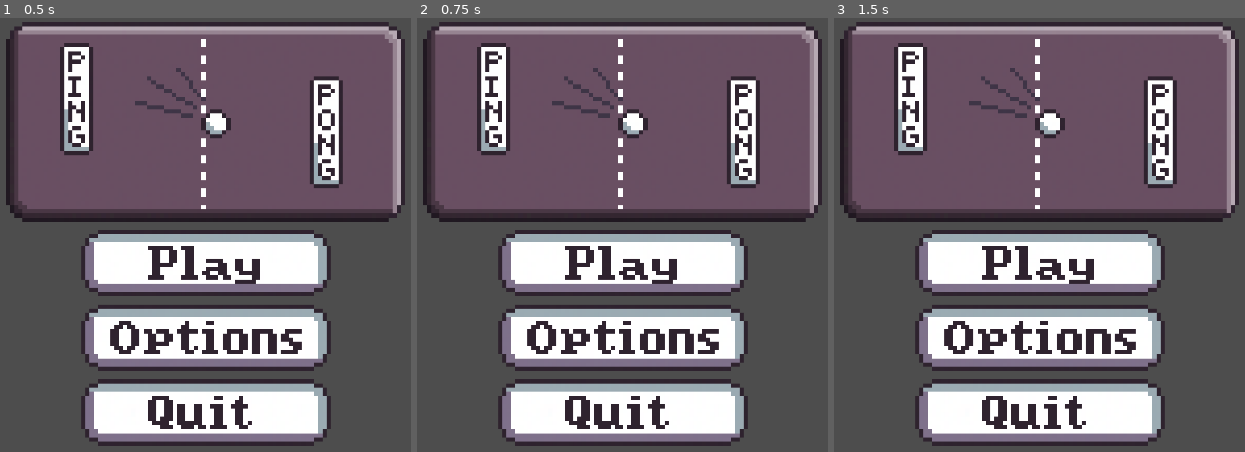
Above: before the commit, frames 1-3 (left to right).
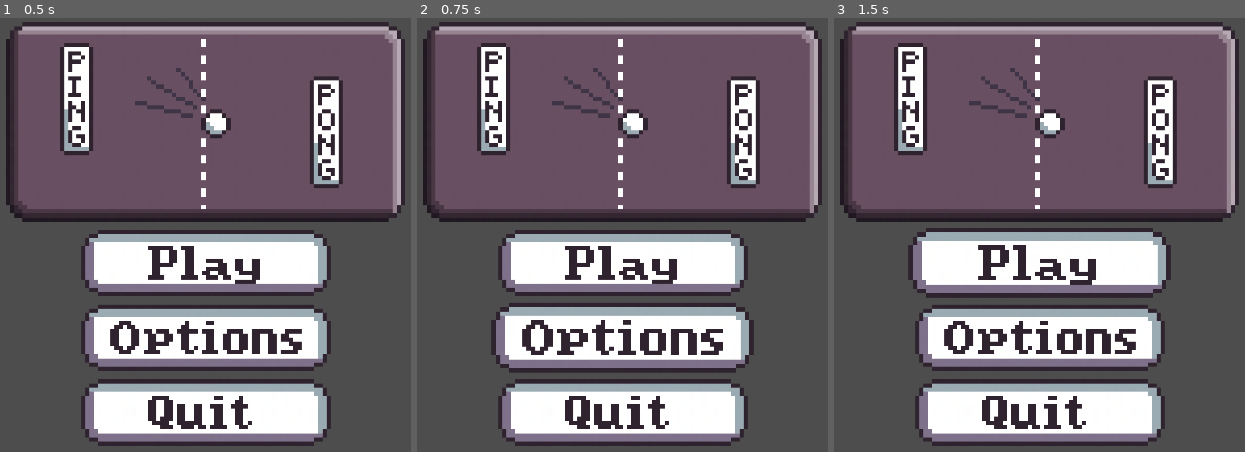
Above: after the commit, the same moments.

Repository: xSilzy/PingPong
Game: Godot game, scene res://Scenes/UI/main_menu.tscn
The game is run twice, just before and just after one commit, with the same random seed, the same clock (stepped at 60 frames per second) and the same inputs. This scene is started directly instead of the project's main scene.
Inputs (mouse positions are in pixels of both pictures, inside the frame that each line leads up to):
- Up to frame 1 (0.5 s): no input
- Up to frame 2 (0.75 s): click (622, 339) at 0.5 s
- Up to frame 3 (1.5 s): click (1039, 261) at 1.25 s

Frame 1 is identical in both runs. In frame 2, 3.4% of the frame differs, in the area x 18-82%, y 65-82%; in frame 3, 2.5%.
Error before the commit: Invalid call. Nonexistent function 'add_scene_as_child' in base 'Window'. (res://Scripts/UI/main_menu.gd:19)
Error after the commit: Invalid call. Nonexistent function 'add_scene_as_child' in base 'Window'. (res://Scripts/UI/main_menu.gd:38)

Commit message:
tweak ball stages, add missing textures, fix cpu behavior, finish main menu buttons

Diff:
--- a/Scenes/UI/Options.tscn
+++ b/Scenes/UI/Options.tscn
@@ -1,3 +1,11 @@
-[gd_scene format=3 uid="uid://d35a2lxt03wxc"]
+[gd_scene load_steps=2 format=3 uid="uid://d35a2lxt03wxc"]
+
+[ext_resource type="LabelSettings" uid="uid://b01uawbu6tbb3" path="res://Fonts/deafult.tres" id="1_cseec"]
 
 [node name="Options" type="Node2D"]
+
+[node name="Label" type="Label" parent="."]
+offset_right = 922.0
+offset_bottom = 51.0
+text = "Work In Progress,.."
+label_settings = ExtResource("1_cseec")
--- a/Scenes/UI/hud.tscn
+++ b/Scenes/UI/hud.tscn
@@ -67,3 +67,27 @@
 theme_override_font_sizes/font_size = 200
 horizontal_alignment = 1
 metadata/_edit_group_ = true
+
+[node name="speedBackground" type="Label" parent="."]
+texture_filter = 1
+texture_repeat = 1
+offset_left = 21.0
+offset_top = 1024.0
+offset_right = 541.0
+offset_bottom = 1080.0
+theme_override_colors/font_color = Color(0.368627, 0.317647, 0.403922, 1)
+theme_override_fonts/font = ExtResource("1_dxedd")
+theme_override_font_sizes/font_size = 50
+text = "Speed:"
+
+[node name="speed" type="Label" parent="."]
+texture_filter = 1
+texture_repeat = 1
+offset_left = 15.0
+offset_top = 1018.0
+offset_right = 535.0
+offset_bottom = 1074.0
+theme_override_colors/font_color = Color(0.498039, 0.439216, 0.541176, 1)
+theme_override_fonts/font = ExtResource("1_dxedd")
+theme_override_font_sizes/font_size = 50
+text = "Speed:"
--- a/Scenes/UI/main_menu.tscn
+++ b/Scenes/UI/main_menu.tscn
@@ -48,6 +48,12 @@
 scale = Vector2(10, 10)
 texture = ExtResource("3_t0cij")
 
+[connection signal="mouse_entered" from="playButton" to="." method="_on_play_button_mouse_entered"]
+[connection signal="mouse_exited" from="playButton" to="." method="_on_play_button_mouse_exited"]
 [connection signal="pressed" from="playButton" to="." method="_on_play_button_pressed"]
+[connection signal="mouse_entered" from="optionsButton" to="." method="_on_options_button_mouse_entered"]
+[connection signal="mouse_exited" from="optionsButton" to="." method="_on_options_button_mouse_exited"]
 [connection signal="pressed" from="optionsButton" to="." method="_on_options_button_pressed"]
+[connection signal="mouse_entered" from="quitButton" to="." method="_on_quit_button_mouse_entered"]
+[connection signal="mouse_exited" from="quitButton" to="." method="_on_quit_button_mouse_exited"]
 [connection signal="pressed" from="quitButton" to="." method="_on_quit_button_pressed"]
--- a/Scripts/Game.gd
+++ b/Scripts/Game.gd
@@ -7,7 +7,9 @@
 @onready var ball = $ball  # Reference to the ball node
 
 
-
+func _process(delta):
+	$HUD/speed.text = str("Speed:", ball.speed/10)
+	$HUD.sync_text()
 
 func _ready():
 	# Hide the ball at the start of the game
--- a/Scripts/GameObjects/ball.gd
+++ b/Scripts/GameObjects/ball.gd
@@ -12,9 +12,9 @@
 const SPEED_STAGES = [
 	{"speed": 450, "accel": 50},  # Stage 1
 	{"speed": 960, "accel": 40},  # Stage 2
-	{"speed": 1490, "accel": 10}, # Stage 3
-	{"speed": 3000, "accel": 20}, # Stage 4
-	{"speed": 3500, "accel": 5},  # Stage 5
+	{"speed": 1770, "accel": 30}, # Stage 3
+	{"speed": 3390, "accel": 10}, # Stage 4
+	{"speed": 3995, "accel": 5},  # Stage 5
 	{"speed": 10000, "accel": 1}  # Stage 6
 ]
 
@@ -24,6 +24,7 @@
 func _ready():
 	# Store the size of the game window
 	win_size = get_viewport_rect().size
+
 
 
 
@@ -41,18 +42,19 @@
 	var collision = move_and_collide(dir * speed * delta)
 	if collision:
 		var collider = collision.get_collider()
-		if collider == $"../playerPaddle" or $"../cpuPaddle":
-			# If the ball hits a paddle, increase speed and bounce
+		if collider == $"../playerPaddle":
 			speed = ball_speed_stages(speed)
 			$"../accel_cooldown".start(0.05)
-			if collider == $"../playerPaddle":
-				dir = new_direction(collider)
-			else:
-				dir = dir.bounce(collision.get_normal())
+			dir = new_direction(collider)
+			print(collider)
+		elif collider == $"../cpuPaddle":
+			speed = ball_speed_stages(speed)
+			$"../accel_cooldown".start(0.05)
+			dir = dir.bounce(collision.get_normal())
 		else:
 			# If the ball hits a wall, simply bounce
 			dir = dir.bounce(collision.get_normal())
-			Sounds.play_sound("hit") # Play hit sound
+		Sounds.play_sound("hit") # Play hit sound
 
 
 
@@ -88,6 +90,5 @@
 				speed += SPEED_STAGES[i].accel
 				isOnCooldown = true  # Set cooldown to prevent re-acceleration
 				break
-		Sounds.play_sound("hit")
 		print("Speed: ", speed)
 	return speed  # Return the updated speed
--- a/Scripts/GameObjects/cpu_paddle.gd
+++ b/Scripts/GameObjects/cpu_paddle.gd
@@ -19,6 +19,7 @@
 
 
 
+
 func _process(delta):
 	# Update the ball's position and calculate the distance to it
 	ball_pos = ball.position
--- a/Scripts/Global.gd
+++ b/Scripts/Global.gd
@@ -3,13 +3,29 @@
 const PADDLE_SPEED : int = 1250  # Speed for both paddles
 var score : int = 0
 var highscore : int = 0
-
+var shouldPlaySound : bool = true
 
 
 func _ready():
 	pass
 
 
-
 func wait(seconds):
 	await get_tree().create_timer(seconds).timeout
+
+func button_grow(button):
+	if button.is_hovered():
+		button.scale = Vector2(10.5, 10.5)
+		if shouldPlaySound == true:
+			Sounds.play_sound("buttonHover")
+			shouldPlaySound = false
+			print("HOVERED")
+	elif button.scale != Vector2(10, 10):
+		button.scale = Vector2(10, 10)
+		shouldPlaySound = true
+		print("NOT HOVERED")
+
+
+
+func button_shrink(caller):
+	caller.scale = Vector2(10, 10)
--- a/Scripts/Main.gd
+++ b/Scripts/Main.gd
@@ -20,11 +20,10 @@
 
 	add_child(background_instance)
 	add_child(main_menu_instance)
-	print_tree_pretty()
+
 
 
 
 func add_scene_as_child(scene):
 	var scene_instance = get(scene + "_instance")
 	get_parent().add_child(scene_instance)
-	print_tree_pretty()
--- a/Scripts/Sounds.gd
+++ b/Scripts/Sounds.gd
@@ -5,7 +5,9 @@
 	"countdown" : preload("res://Sounds/countdown.ogg"),
 	"scoreup" : preload("res://Sounds/scoreup.ogg"),
 	"hit" : preload("res://Sounds/hit.ogg"),
-	"fail" : preload("res://Sounds/fail.ogg")
+	"fail" : preload("res://Sounds/fail.ogg"),
+	"buttonHover" : preload("res://Sounds/button-hover.ogg"),
+	"buttonClick" : preload("res://Sounds/button-click.ogg")
 }
 
 
@@ -13,13 +15,13 @@
 
 func _ready():
 	var audio_index = AudioServer.get_bus_index("Master")
-	print(audio_index)
 	AudioServer.set_bus_volume_db(audio_index, volume)
+
+	add_child(sound_player)
 
 
 
 func play_sound(sound):
-	add_child(sound_player)
 	if sound in sounds:
 		match sound:
 			"countdown" :
@@ -32,6 +34,12 @@
 				sound_player.pitch_scale = randf_range(0, 100)
 			"fail" :
 				sound_player.stream = sounds["fail"]
+			"buttonHover" :
+				sound_player.stream = sounds["buttonHover"]
+				sound_player.pitch_scale = randf_range(0, 100)
+			"buttonClick" :
+				sound_player.stream = sounds["buttonClick"]
+				sound_player.pitch_scale = randf_range(0, 100)
 
 		sound_player.play()
 		sound_player.pitch_scale = 1.0
--- a/Scripts/UI/hud.gd
+++ b/Scripts/UI/hud.gd
@@ -1,5 +1,4 @@
 extends CanvasLayer
-
 
 
 
@@ -7,3 +6,4 @@
 func sync_text():
 	$countdownBackground.text = $countdown.text
 	$playerScoreBackground.text = $playerScore.text
+	$speedBackground.text = $speed.text
--- a/Scripts/UI/main_menu.gd
+++ b/Scripts/UI/main_menu.gd
@@ -1,23 +1,45 @@
 extends Node2D
 var MAIN_SCENE = preload("res://Scenes/Main.tscn")
 var main_instance
+var frame_counter : int
+var frame_max : int = 5
+@onready var buttons = [
+	$playButton,
+	$optionsButton,
+	$quitButton
+	]
+
+
+
 # Called when the node enters the scene tree for the first time.
 func _ready():
 	main_instance = MAIN_SCENE.instantiate()
 
+
 # Called every frame. 'delta' is the elapsed time since the previous frame.
 func _process(delta):
-	pass
+	frame_counter += 1
+	if frame_counter >= frame_max:
+		for button in buttons:
+			Global.button_grow(button)
+		frame_counter = 0
+
+
 
 
 func _on_play_button_pressed():
 	get_parent().add_scene_as_child("game")
 	self.queue_free()
+	Sounds.play_sound("buttonClick")
+
 
 
 func _on_options_button_pressed():
 	get_parent().add_scene_as_child("options")
 	self.queue_free()
+	Sounds.play_sound("buttonClick")
+
 
 func _on_quit_button_pressed():
 	get_tree().quit()
+	Sounds.play_sound("buttonClick")
